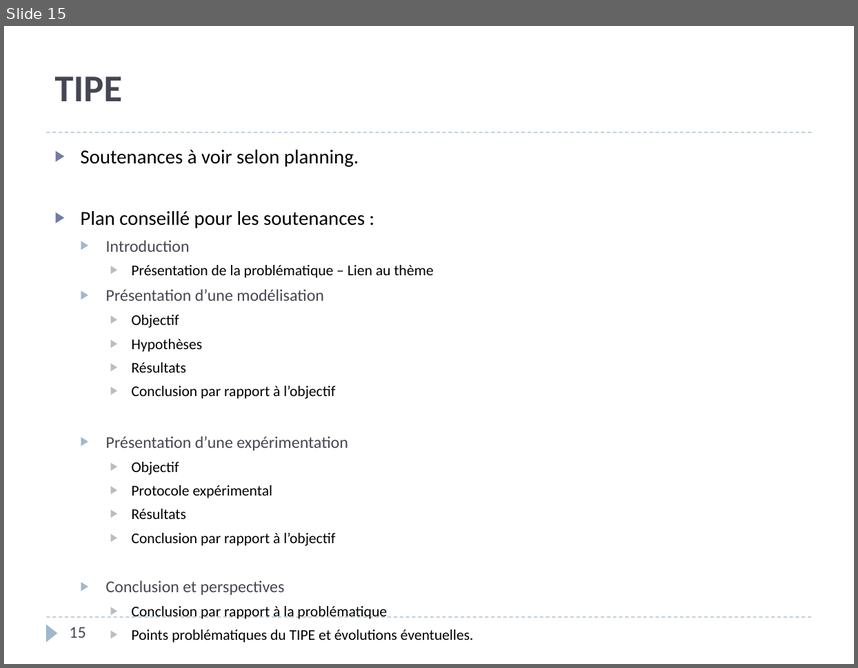
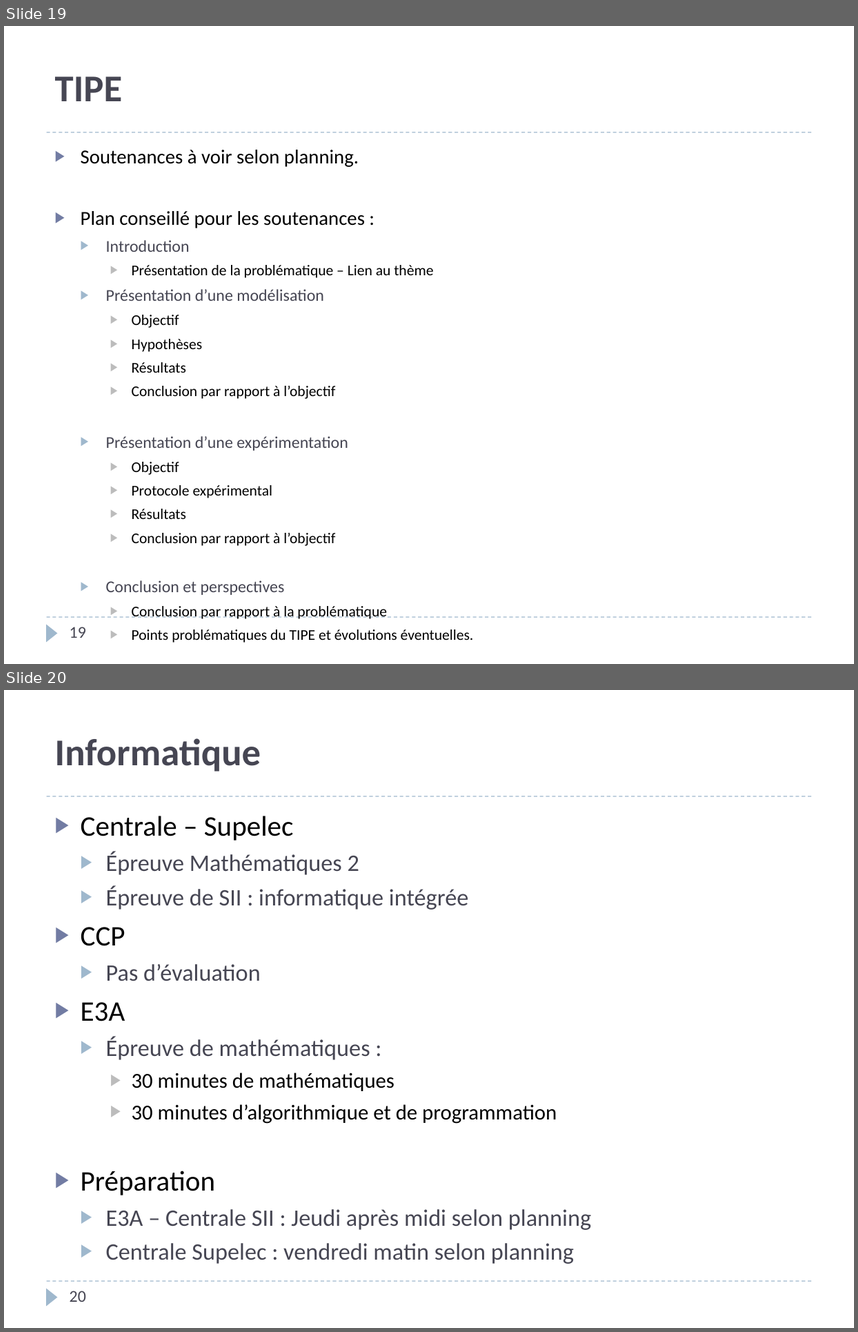
Before and after one commit to xpessoles/PSI, a slide deck: PreparationOral/PreparationOral.pptx. Shown one above the other, each under a label of ours: slide 15 before the commit, slides 19 and 20 after it. The pictures are 858x668 and 858x1332 pixels, drawn with LibreOffice and Linux fonts; fonts in the diff are those of the drawing. Boxes give left, top, right and bottom in pixels: in the first picture for what was removed or moved away, otherwise in the second. Text is boxed around its words. In the diff, an @@ line names an element or a change of style, - is before the commit and + after.

```diff
--- a/PreparationOral/PreparationOral.pptx
+++ b/PreparationOral/PreparationOral.pptx
@@ slide 20 added at bbox=[4, 690, 854, 1328], background #FFFFFF; not listed: 3 template elements that a slide beside it also shows @@
@@ title added at bbox=[55, 738, 261, 771], 32 pt, text #464653, bold @@
+Informatique
@@ text added at bbox=[81, 816, 591, 1263], 20 pt, text #464653 @@
+▶ Centrale – Supelec
+  ▶ Épreuve Mathématiques 2
+  ▶ Épreuve de SII : informatique intégrée
+▶ CCP
+  ▶ Pas d’évaluation
+▶ E3A
+  ▶ Épreuve de mathématiques :
+    ▶ 30 minutes de mathématiques
+    ▶ 30 minutes d’algorithmique et de programmation
+▶ Préparation
+  ▶ E3A – Centrale SII : Jeudi après midi selon planning
+  ▶ Centrale Supelec : vendredi matin selon planning
@@ page number added at bbox=[70, 1290, 86, 1301], 14 pt, text #464653 @@
+20
@@ what was slide 15 is now slide 19 @@
@@ page number at bbox=[70, 626, 86, 637]: text changed @@
-15
+19
```
Also in this commit, not shown: 4 slides changed, 5 other slides added.
